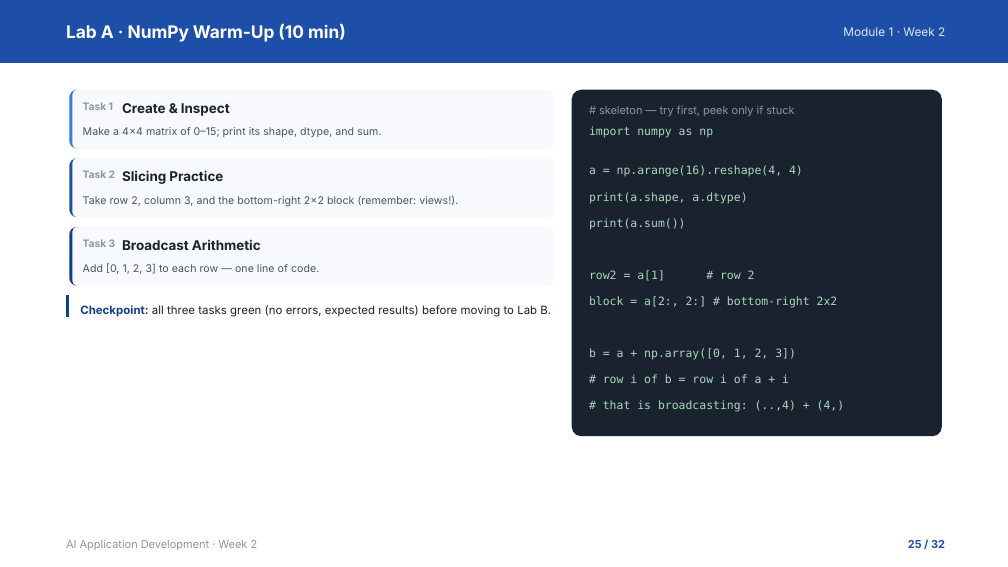
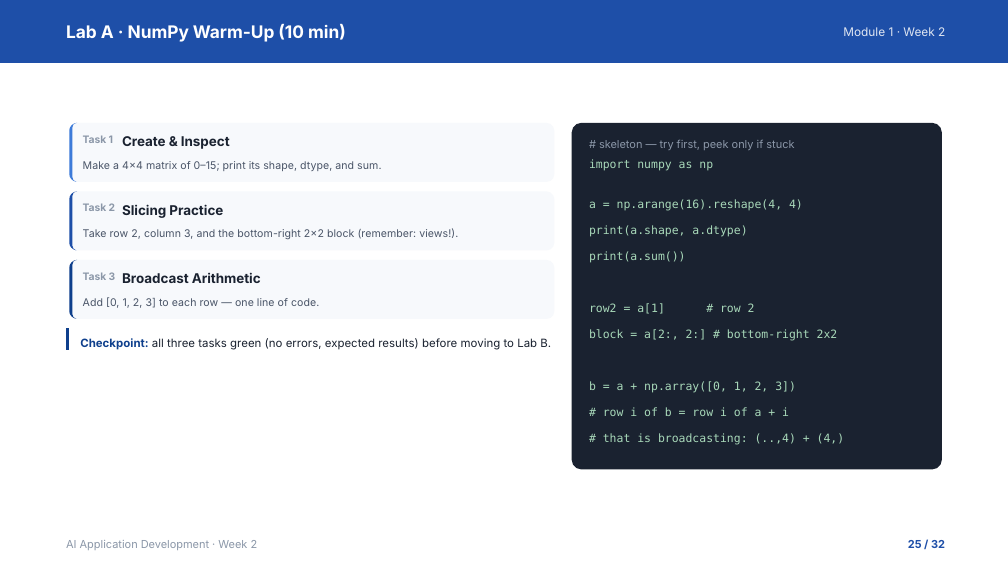
Before and after one commit to klausren/ai-application-development, a slide deck: slide 25 of lectures/week-02/lecture-en.pptx. Drawn at 1008x567 pixels with LibreOffice and Linux fonts; fonts in the diff are those of the drawing. Boxes give left, top, right and bottom in pixels: in the first picture for what was removed or moved away, otherwise in the second. Text is boxed around its words. In the diff, an @@ line names an element or a change of style, - is before the commit and + after.

```diff
--- a/lectures/week-02/lecture-en.pptx
+++ b/lectures/week-02/lecture-en.pptx
@@ 11 texts, 4 rounded rectangles, 3 freeform shapes: place and size @@
-11 texts, 4 rounded rectangles, 3 freeform shapes at (70, 90, 942, 436)
+11 texts, 4 rounded rectangles, 3 freeform shapes at (70, 123, 942, 470)
@@ freeform shape: place and size @@
-freeform shape at (67, 296, 555, 317)
+freeform shape at (67, 328, 555, 349)
@@ text "Checkpoint: all three tasks green ...": place and size @@
-text "Checkpoint: all three tasks green ..." at (80, 305, 551, 317)
+text "Checkpoint: all three tasks green ..." at (80, 338, 551, 350)
```
Also in this commit, not shown: 10 other slides changed, 1 other file.
